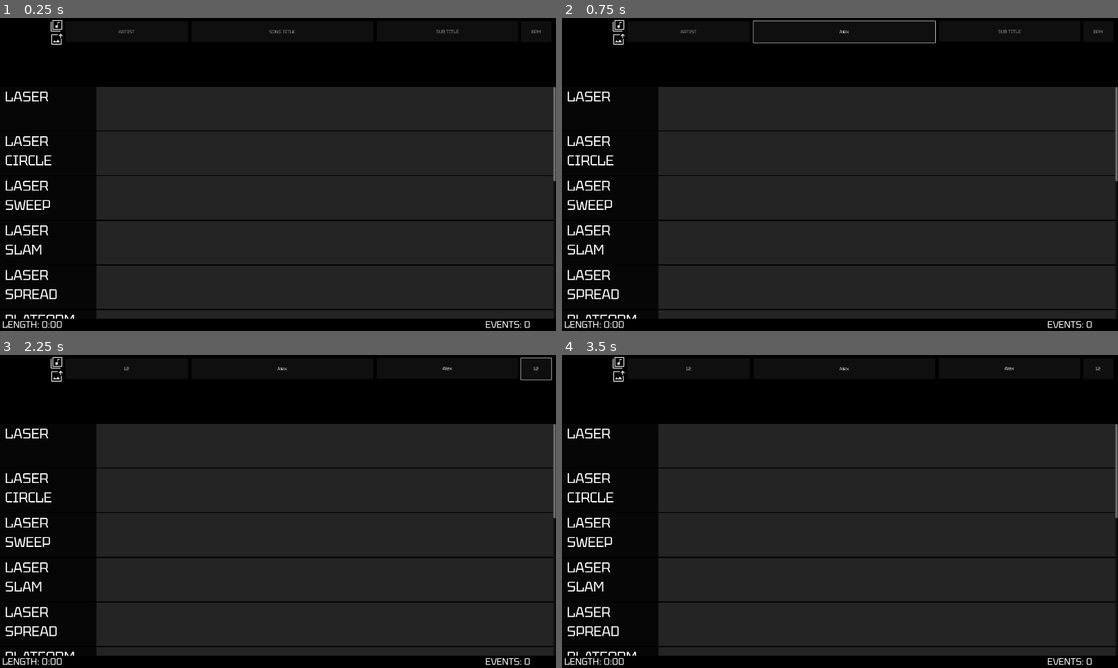
Above: before the commit, frames 1-4 (two rows, left to right).
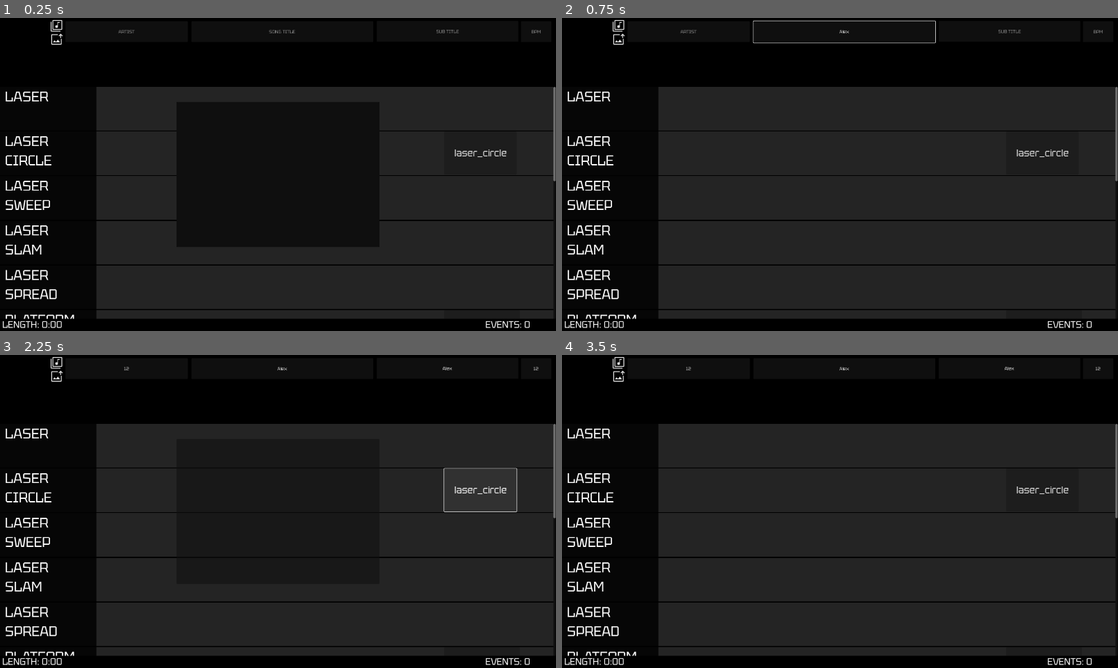
Above: after the commit, the same moments.

Repository: FireEntity1/beat-jumper
Game: Godot game, scene res://scenes/editor.tscn
Same seed, same stepped clock (60 frames per second), same inputs: the game is played once before the commit and once after it. This scene is started directly instead of the project's main scene. Sound files missing from this copy of the repository are replaced by a short silence.
Inputs (mouse positions are in pixels of both pictures, inside the frame that each line leads up to):
- Up to frame 1 (0.25 s): no input
- Up to frame 2 (0.75 s): click (845, 30) at 0.52 s; type "Alex" at 0.6 s
- Up to frame 3 (2.25 s): click (444, 367) at 0.75 s; type "Alex" at 0.83 s; click (127, 367) at 0.98 s; type "12" at 1.07 s; click (533, 367) at 1.27 s; type "12" at 1.35 s; click (478, 489) at 2 s, where only the run after the commit has a clickable "laser_circle"
- Up to frame 4 (3.5 s): click (617, 376) at 2.75 s

The runs differ from the first frame. In frame 1, 0.1% of the frame differs, in the area x 31-92%, y 26-74%; in frame 2, 0.1%; in frame 3, 0.3%, in the area x 79-100%, y 0-51%; in frame 4, 0.1%.

Commit message:
feat: editor shows events

Diff:
--- /dev/null
+++ b/components/editor_event.tscn
@@ -0,0 +1,17 @@
+[gd_scene load_steps=2 format=3 uid="uid://y7kdyhv7n15s"]
+
+[ext_resource type="Script" uid="uid://cv4855qt3pjhi" path="res://scripts/editor_event.gd" id="1_ei43j"]
+
+[node name="editor_event" type="Button"]
+custom_minimum_size = Vector2(250, 120)
+offset_right = 300.0
+offset_bottom = 140.0
+theme_override_font_sizes/font_size = 32
+script = ExtResource("1_ei43j")
+
+[node name="edit" type="PopupPanel" parent="."]
+initial_position = 2
+size = Vector2i(700, 500)
+visible = true
+
+[connection signal="button_up" from="." to="." method="_on_button_up"]
--- a/components/track.tscn
+++ b/components/track.tscn
@@ -31,5 +31,6 @@
 
 [node name="hbox" type="HBoxContainer" parent="."]
 layout_mode = 0
+offset_left = 330.0
 offset_right = 1921.0
 offset_bottom = 148.0
--- a/scenes/editor.tscn
+++ b/scenes/editor.tscn
@@ -1,8 +1,9 @@
-[gd_scene load_steps=4 format=3 uid="uid://bbbc0ialstsck"]
+[gd_scene load_steps=5 format=3 uid="uid://bbbc0ialstsck"]
 
 [ext_resource type="Script" uid="uid://cmet2ui0aer24" path="res://scripts/editor.gd" id="1_b1cmn"]
 [ext_resource type="Texture2D" uid="uid://bx2hdbcsx4v41" path="res://sprites/music_upload.png" id="2_ba0ut"]
 [ext_resource type="Texture2D" uid="uid://chisdg250e4xb" path="res://sprites/image_upload.png" id="3_q68jb"]
+[ext_resource type="AudioStream" uid="uid://c844h23x0bc8g" path="res://components/[For EGCS 2023 FN-TB] trung-nova - Roars of V.E.N.G.E.A.N.C.E -Take Back Everything-.mp3" id="4_q68jb"]
 
 [node name="editor" type="Node2D"]
 script = ExtResource("1_b1cmn")
@@ -83,3 +84,11 @@
 offset_bottom = 1080.0
 theme_override_font_sizes/font_size = 32
 text = "EVENTS: 0"
+
+[node name="song" type="AudioStreamPlayer2D" parent="."]
+stream = ExtResource("4_q68jb")
+
+[node name="timeline" type="HBoxContainer" parent="."]
+offset_top = 202.0
+offset_right = 1920.0
+offset_bottom = 242.0
--- a/scripts/editor.gd
+++ b/scripts/editor.gd
@@ -1,20 +1,194 @@
 extends Node2D
 
 const TRACK = preload("res://components/track.tscn")
+const EVENT = preload("res://components/editor_event.tscn")
+
+var last_beat = {}
 
 var map: Dictionary
 var selection: Array
 
 var cursor: float
 
+const EVENT_WIDTH = 300
+
+var bpm = 118
+var temp_testing_map = [
+	{
+		"type": "visualizer",
+		"beat": 4,
+		"status": false
+	},
+	{
+		"type": "laser_circle",
+		"beat": 0+4,
+		"pos": Vector2(4,3),
+		"rot": 0,
+		"radius": 400,
+		"amount": 12,
+		"edges": 12,
+		"speed": 1.0/6.0,
+		"colour": ["pink","red"],
+		"direction": 1
+	},
+	{
+		"type": "laser_circle",
+		"beat": 2+4,
+		"pos": Vector2(7,3),
+		"rot": 90,
+		"radius": 400,
+		"amount": 12,
+		"edges": 12,
+		"speed": 1.0/6.0,
+		"colour": ["purple","blue"],
+		"direction": -1
+	},
+	{
+		"type": "platform_colour",
+		"beat": 4,
+		"colour": "black",
+		"speed": 10
+	},
+	{
+		"type": "visualizer",
+		"beat": 4+4,
+		"status": true
+	},
+	{
+		"type": "platform_colour",
+		"beat": 4+3,
+		"colour": "pink",
+		"speed": 5
+	},
+	{
+		"type": "laser",
+		"beat": 15,
+		"pos": Vector2(5,5.2),
+		"rot": 0,
+		"colour": "orange"
+	},
+	{
+		"type": "laser",
+		"beat": 15.4,
+		"pos": Vector2(5,4.8),
+		"rot": 0,
+		"colour": "purple"
+	},
+	{
+		"type": "platform_colour",
+		"beat": 4+4,
+		"colour": "pink",
+		"speed": 50
+	},
+	{
+		"type": "laser_sweep",
+		"beat": 11,
+		"pos": Vector2(5,1),
+		"rot": 90,
+		"amount": 16,
+		"speed": 1.0/16.0,
+		"distance": 300,
+		"outwards": true,
+		"colour": ["pink"]
+	},
+	{
+		"type": "laser_slam",
+		"beat": 8,
+		"pos": Vector2(3,1),
+		"rot": 0,
+		"colour": "pink",
+		"length": 3.0
+	},
+	{
+		"type": "laser_slam",
+		"beat": 8,
+		"pos": Vector2(9,1),
+		"rot": 0,
+		"colour": "pink",
+		"length": 3.0
+	},
+	{
+		"type": "glitch",
+		"beat": 4+4,
+		"length": 3,
+		"strength": 0.5
+	},
+	{
+		"type": "platform_colour",
+		"beat": 7+4,
+		"colour": "black",
+		"speed": 10
+	},
+	{
+		"type": "platform_colour",
+		"beat": 8+4,
+		"colour": "blue",
+		"speed": 50
+	},
+	{
+		"type": "laser_spread",
+		"beat": 8+4,
+		"colours": ["blue"],
+		"speed": 3,
+		"amount": 10,
+		"length": 4.0,
+		"pos": Vector2(5,0),
+		"rot": 0
+	},
+	{
+		"type": "laser_spread",
+		"beat": 8+4,
+		"colours": ["blue"],
+		"speed": 3,
+		"amount": 10,
+		"length": 4.0,
+		"pos": Vector2(7,3),
+		"rot": 0
+	},
+	{
+		"type": "glitch",
+		"beat": 8+4,
+		"length": 4,
+		"strength": 0.5
+	},
+	{
+		"type": "platform_colour",
+		"beat": 12+4,
+		"colour": "black",
+		"speed": 5
+	},
+	{
+		"type": "visualizer",
+		"beat": 12+4,
+		"status": false
+	},
+
+]
 
 func _ready() -> void:
 	for event in global.defaults:
 		var track = TRACK.instantiate()
-		var name:String = global.defaults[event].type
+		var name: String = global.defaults[event].type
+		track.name = name
+		last_beat[name] = 0.0
 		name = name.replace("_"," ")
 		track.change_name(name)
+		track.custom_minimum_size.x = $song.stream.get_length()*60/bpm
+		track.size_flags_horizontal = Control.SIZE_EXPAND_FILL
 		$scroll/tracks.add_child(track)
+	for event in temp_testing_map:
+		var track = $scroll/tracks.get_node(event.type + "/hbox")
+		var event_node = EVENT.instantiate()
+		add_spacer(track,event.beat, event)
+		event_node.load_default(event.type,0)
+		track.add_child(event_node)
+
 
 func _process(delta: float) -> void:
 	pass
+
+func add_spacer(track, beat, event):
+	var spacer = Control.new()
+	spacer.custom_minimum_size.x = (event.beat-last_beat[event.type]) * EVENT_WIDTH
+	last_beat[event.type] = event.beat
+	track.add_child(spacer)
--- /dev/null
+++ b/scripts/editor_event.gd
@@ -0,0 +1,20 @@
+extends Button
+
+var track: String
+var beat: float
+
+var event_data: Dictionary
+
+func _ready() -> void:
+	pass
+
+func _process(delta: float) -> void:
+	pass
+
+func load_default(selected_track: String, beat: float):
+	track = selected_track
+	text = selected_track
+
+
+func _on_button_up() -> void:
+	$edit.popup()
--- a/scripts/event_handler.gd
+++ b/scripts/event_handler.gd
@@ -105,7 +105,15 @@
 	{
 		"type": "laser_slam",
 		"beat": 8,
-		"pos": Vector2(6,1),
+		"pos": Vector2(3,1),
+		"rot": 0,
+		"colour": "pink",
+		"length": 3.0
+	},
+	{
+		"type": "laser_slam",
+		"beat": 8,
+		"pos": Vector2(9,1),
 		"rot": 0,
 		"colour": "pink",
 		"length": 3.0
@@ -375,7 +383,7 @@
 func _ready() -> void:
 	bpm += epsilon
 	#$music.play(310.4)
-	$music.play(279.6)
+	$music.play(279.55)
 	events.sort_custom(sort_by_trigger_beat)
 	$main_platform/platform_sprite.modulate = global.colours_raw["purple"]
 
Not shown, added: scripts/editor_event.gd.uid
